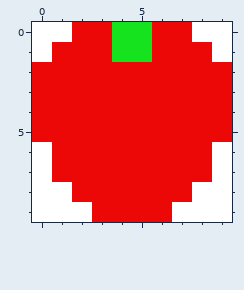
Two versions of one pixel-art sprite, assets/apple.png. Above is the file before it was changed.
The file is 10x10 pixels.
New version:
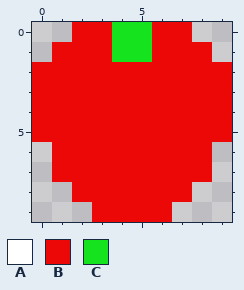
Palette (. is transparent): A #ffffff  B #ed0808  C #14e31e
Change:
Changed rows in their new state; - is an unchanged pixel.
first column x 0:
 0 ..------..
 1 .--------.
first column x 0:
 6 .--------.
 7 .--------.
 8 ..------..
 9 ...----...
